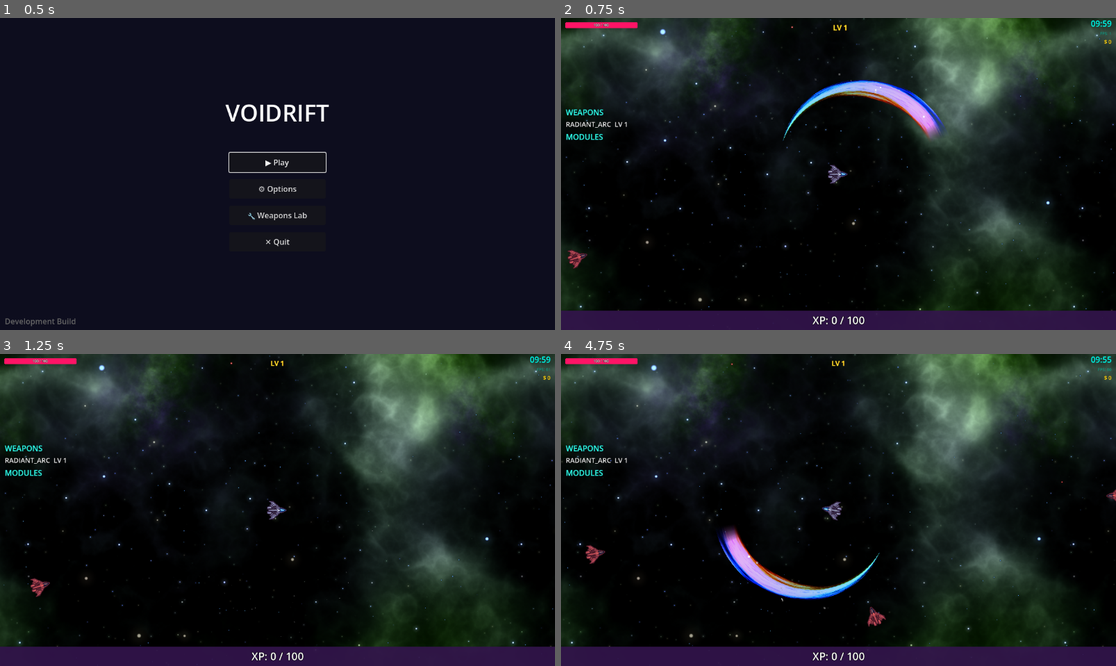
Above: before the commit, frames 1-4 (two rows, left to right).
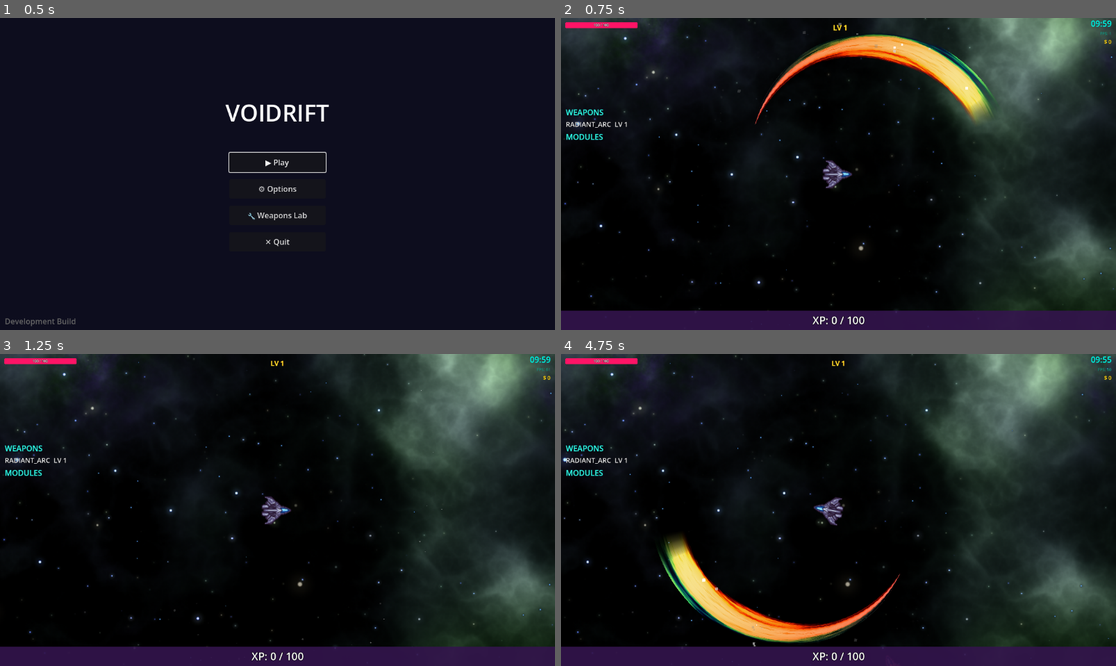
Above: after the commit, the same moments.

Repository: chalkbluffone/voidrift
Game: Godot game, scene res://scenes/ui/main_menu.tscn
Two runs of this game, one before a commit and one after it. Both use one fixed random seed, a clock stepped at 60 frames per second and the inputs below.
Inputs (mouse positions are in pixels of both pictures, inside the frame that each line leads up to):
- Up to frame 1 (0.5 s): no input
- Up to frame 2 (0.75 s): click "▶ Play" at 0.5 s
- Up to frame 3 (1.25 s): no input
- Up to frame 4 (4.75 s): tap Enter (ui_accept) at 1.25, 1.52, 4.52 s; move the mouse to (960, 494) at 1.27 s; hold Right (ui_right) 1.28-2 s; hold Space (phase_shift) 1.28-2 s; click (960, 494) at 1.42 s; drag from (727, 525) to (849, 510) at 2.02 s; move the mouse to (894, 441) at 2.77 s; hold Right (ui_right) 2.78-3.5 s; tap 2 at 2.85 s; drag from (810, 572) to (788, 478) at 3.52 s; move the mouse to (1005, 556) at 4.27 s; hold Left (ui_left) from 4.28 s (still down); tap R at 4.35 s

Frame 1 is identical in both runs. In frame 2, 29% of the frame differs, in the area x 0-100%, y 0-94%; in frame 3, 26%; in frame 4, 30%, in the area x 0-100%, y 0-95%.

Commit message:
feat: Update weapon properties and enhance ship scene configuration

Diff:
--- a/data/weapons.json
+++ b/data/weapons.json
@@ -1,62 +1,57 @@
 {
   "radiant_arc": {
 	"display_name": "Radiant Arc",
-	"type": "melee",
-	"scene": "res://effects/radiant_arc/RadiantArc.tscn",
-	"spawner": "res://effects/radiant_arc/radiant_arc_spawner.gd",
-
-	"stats": {
-	  "damage": 10.0,
-	  "cooldown": 1.0,
-	  "duration": 1.0
-	},
-
-	"shape": {
-	  "arc_angle_deg": 310.0,
-	  "radius": 156.0,
-	  "thickness": 65.0,
-	  "taper": 0.0,
-	  "length_scale": 1.0,
-	  "distance": 25.0
-	},
-
 	"motion": {
-	  "speed": 0.0,
-	  "sweep_speed": 1.0,
 	  "fade_in": 0.18,
 	  "fade_out": 0.15,
 	  "rotation_offset_deg": 0.0,
-	  "seed_offset": 81.0
+	  "seed_offset": 81.0,
+	  "speed": 0.0,
+	  "sweep_speed": 1.0
 	},
-
+	"particles": {
+	  "amount": 60,
+	  "color": "#cccccccc",
+	  "drag": 2.0,
+	  "enabled": true,
+	  "lifetime": 0.4,
+	  "outward": 0.5,
+	  "radius": 0.5,
+	  "size": 1.0,
+	  "speed": 135.0,
+	  "spread": 0.5
+	},
+	"scene": "res://effects/radiant_arc/RadiantArc.tscn",
+	"shape": {
+	  "arc_angle_deg": 310.0,
+	  "distance": 25.0,
+	  "length_scale": 1.0,
+	  "radius": 156.0,
+	  "taper": 0.0,
+	  "thickness": 65.0
+	},
+	"spawner": "res://effects/radiant_arc/radiant_arc_spawner.gd",
+	"stats": {
+	  "cooldown": 1.0,
+	  "damage": 10.0,
+	  "duration": 1.0
+	},
+	"type": "melee",
 	"visual": {
-	  "color_a": "#00ffff",
-	  "color_b": "#ff00ff",
-	  "color_c": "#8000ff",
-	  "glow_strength": 10.0,
+	  "chromatic_aberration": 1.45,
+	  "color_a": "#ff0000",
+	  "color_b": "#e5ff00",
+	  "color_c": "#ff0000",
 	  "core_strength": 0.0,
-	  "noise_strength": 1.7,
-	  "uv_scroll_speed": 0.0,
-	  "chromatic_aberration": 1.45,
-	  "pulse_strength": 0.7,
-	  "pulse_speed": 26.0,
-	  "electric_strength": 0.85,
 	  "electric_frequency": 32.0,
 	  "electric_speed": 23.0,
-	  "gradient_offset": 0.0
-	},
-
-	"particles": {
-	  "enabled": true,
-	  "amount": 60,
-	  "size": 1.0,
-	  "speed": 135.0,
-	  "lifetime": 0.4,
-	  "spread": 0.5,
-	  "drag": 2.0,
-	  "outward": 0.5,
-	  "radius": 0.5,
-	  "color": "#cccccccc"
+	  "electric_strength": 0.85,
+	  "glow_strength": 10.0,
+	  "gradient_offset": 0.0,
+	  "noise_strength": 1.7,
+	  "pulse_speed": 26.0,
+	  "pulse_strength": 0.7,
+	  "uv_scroll_speed": 0.0
 	}
   }
 }
--- a/scenes/gameplay/ship.tscn
+++ b/scenes/gameplay/ship.tscn
@@ -26,36 +26,36 @@
 [sub_resource type="CircleShape2D" id="CircleShape2D_pickup"]
 radius = 40.0
 
-[node name="Ship" type="CharacterBody2D" groups=["player"]]
+[node name="Ship" type="CharacterBody2D" unique_id=845647578 groups=["player"]]
 collision_mask = 8
 script = ExtResource("1_2gnfn")
 
-[node name="StatsComponent" type="Node" parent="."]
+[node name="StatsComponent" type="Node" parent="." unique_id=1671158239]
 script = ExtResource("3_stats")
 
-[node name="WeaponComponent" type="Node2D" parent="."]
+[node name="WeaponComponent" type="Node2D" parent="." unique_id=115243728]
 position = Vector2(-6, 0)
 script = ExtResource("4_weapon")
 
-[node name="Sprite2D" type="AnimatedSprite2D" parent="."]
+[node name="Sprite2D" type="AnimatedSprite2D" parent="." unique_id=2107609749]
 position = Vector2(-6, 0)
 rotation = 1.5707964
 sprite_frames = SubResource("SpriteFrames_4tobq")
 animation = &"new_animation"
 
-[node name="CollisionShape2D" type="CollisionShape2D" parent="."]
+[node name="CollisionShape2D" type="CollisionShape2D" parent="." unique_id=1103779473]
 position = Vector2(-6, 0)
 shape = SubResource("CircleShape2D_tfsc7")
 
-[node name="PickupRange" type="Area2D" parent="."]
+[node name="PickupRange" type="Area2D" parent="." unique_id=1955449693]
 collision_layer = 32
 collision_mask = 16
 
-[node name="PickupRangeShape" type="CollisionShape2D" parent="PickupRange"]
+[node name="PickupRangeShape" type="CollisionShape2D" parent="PickupRange" unique_id=1984218145]
 shape = SubResource("CircleShape2D_pickup")
 
-[node name="Camera2D" type="Camera2D" parent="."]
-zoom = Vector2(1, 1)
+[node name="Camera2D" type="Camera2D" parent="." unique_id=1773518956]
+zoom = Vector2(1.5, 1.5)
 process_callback = 0
 position_smoothing_enabled = true
 position_smoothing_speed = 8.0
Not shown, changed: debug_log.txt
Not shown: 1 places in scenes/gameplay/ship.tscn that only renumber resources
